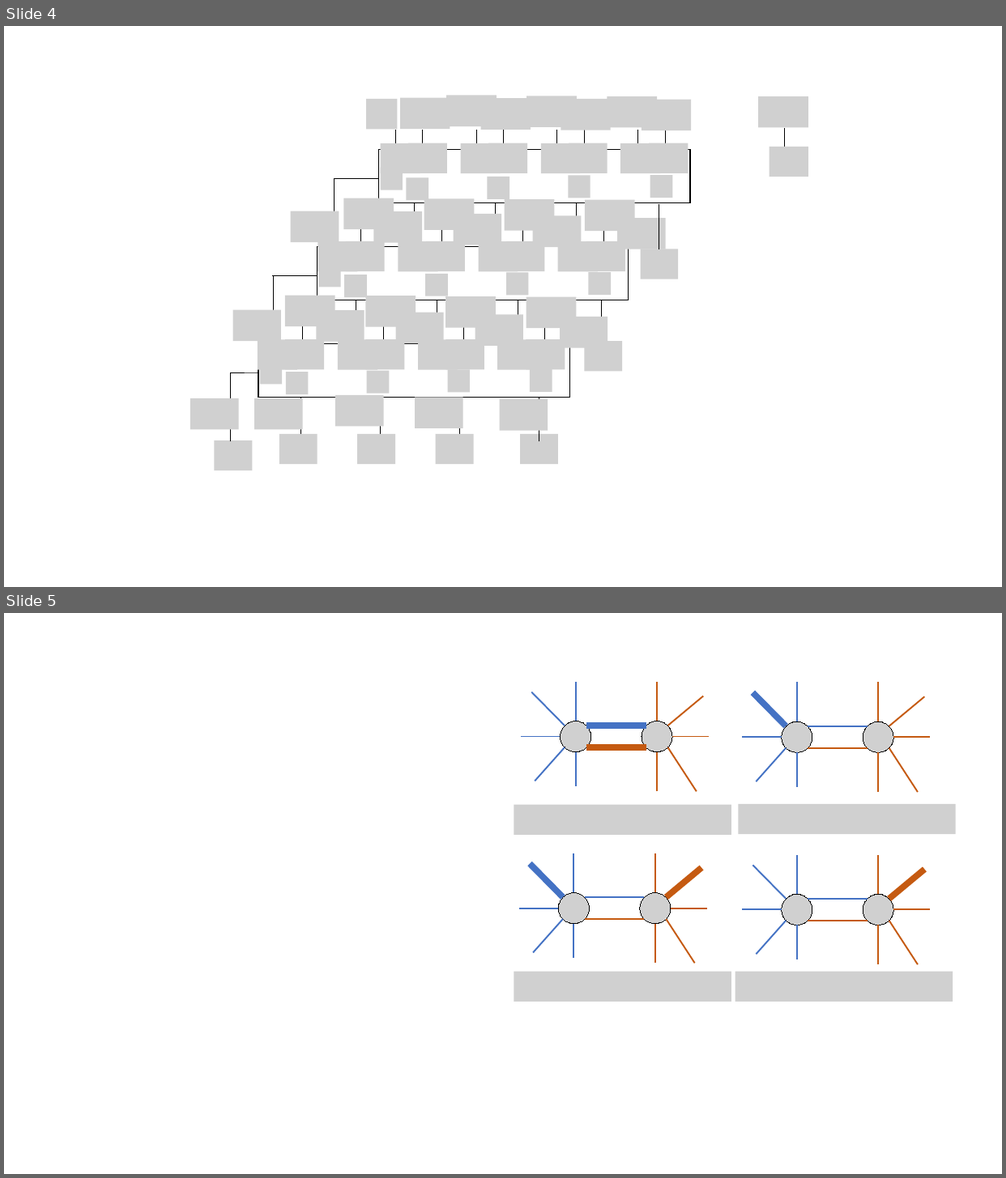
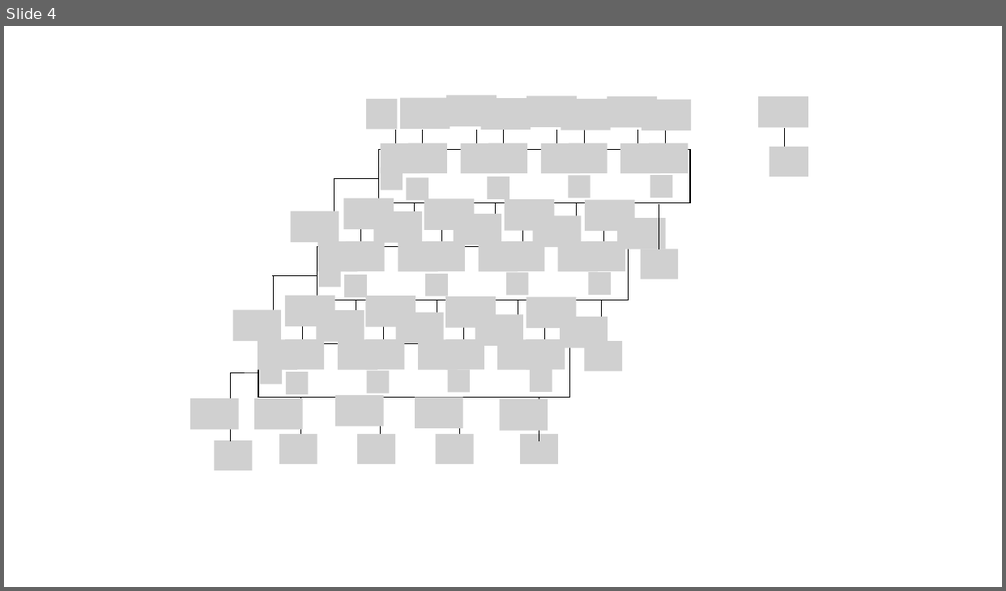
Before and after one commit to nakanocs/qbpp, a slide deck: docs/images/QUBO++images.pptx. Shown one above the other, each under a label of ours: slides 4 and 5 before the commit, slide 4 after it. The pictures are 1006x1178 and 1006x591 pixels, drawn with LibreOffice and Linux fonts; fonts in the diff are those of the drawing; grey boxes stand for pictures. Boxes give left, top, right and bottom in pixels: in the first picture for what was removed or moved away, otherwise in the second. Text is boxed around its words. In the diff, an @@ line names an element or a change of style, - is before the commit and + after.

```diff
--- a/docs/images/QUBO++images.pptx
+++ b/docs/images/QUBO++images.pptx
@@ slide 5 removed at bbox=[4, 613, 1002, 1174], background #FFFFFF @@
@@ group removed at bbox=[521, 682, 710, 791]: 12 lines, 2 pictures @@
@@ group removed at bbox=[742, 682, 930, 792]: 12 lines, 2 pictures @@
@@ picture removed at bbox=[513, 805, 731, 835] @@
@@ picture removed at bbox=[739, 804, 957, 834] @@
@@ group removed at bbox=[519, 854, 708, 964]: 12 lines, 2 pictures @@
@@ group removed at bbox=[742, 855, 930, 965]: 12 lines, 2 pictures @@
@@ picture removed at bbox=[513, 972, 731, 1002] @@
@@ picture removed at bbox=[735, 972, 953, 1002] @@
```
Also in this commit, not shown: 1 slide added, 1 other file.
